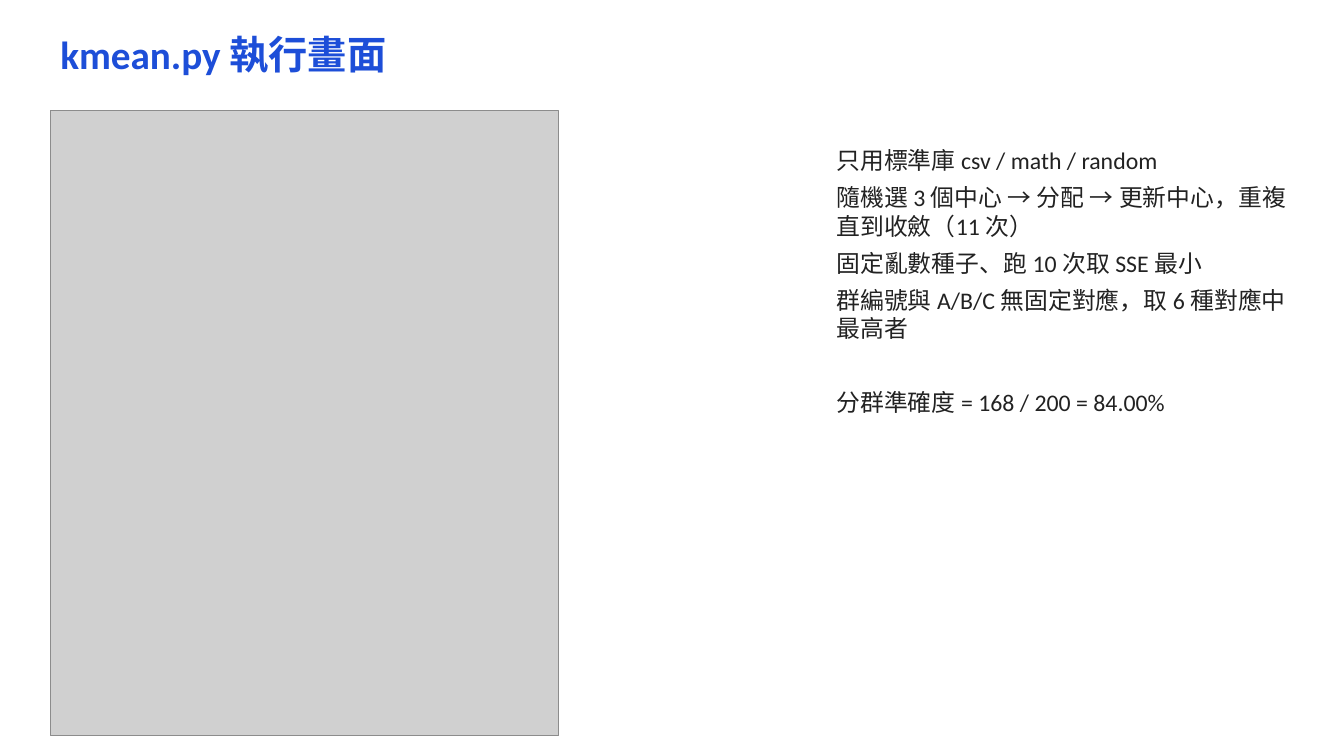
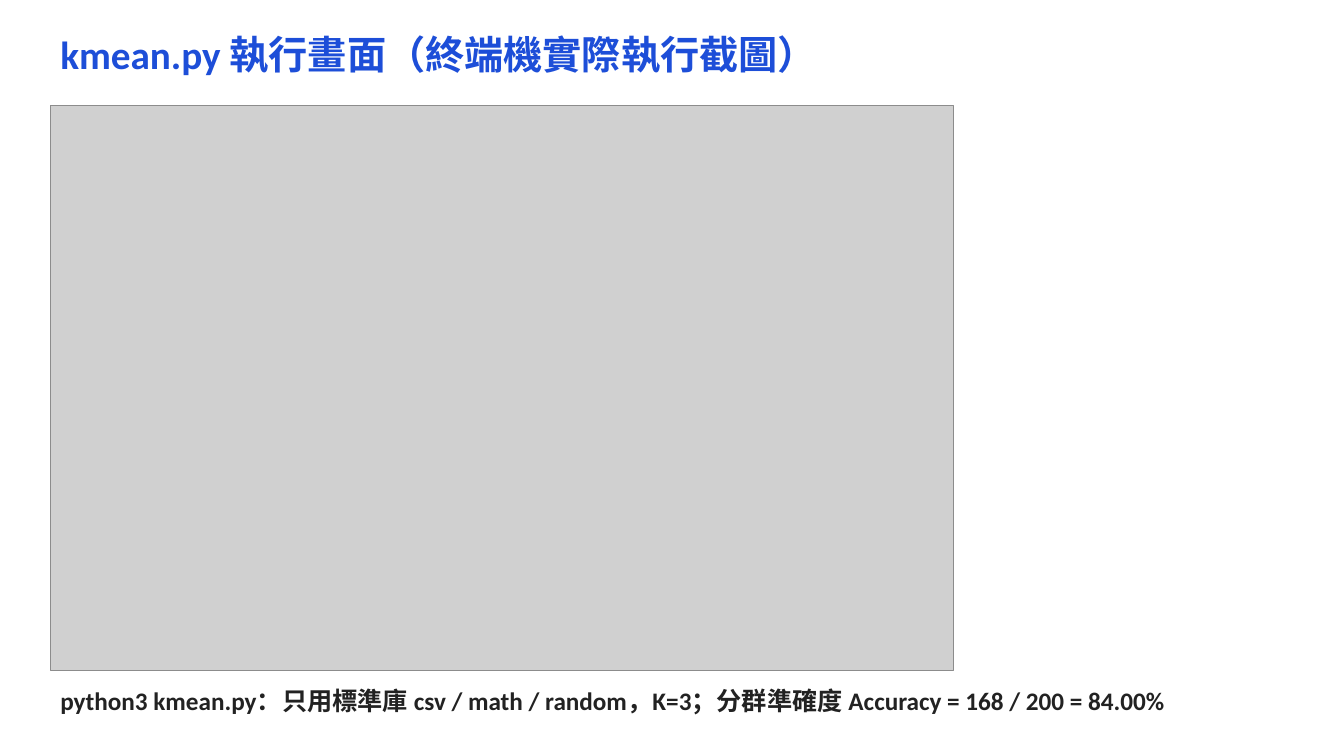
Before and after one commit to soymilk0211/BigData, a slide deck: slide 2 of week10/homework/week10_作業.pptx. Drawn at 1344x756 pixels with LibreOffice and Linux fonts; fonts in the diff are those of the drawing; grey boxes stand for pictures. Boxes give left, top, right and bottom in pixels: in the first picture for what was removed or moved away, otherwise in the second. Text is boxed around its words. In the diff, an @@ line names an element or a change of style, - is before the commit and + after.

Commit message:
week10: use real terminal screenshot of kmean.py run in PPT

```diff
--- a/week10/homework/week10_作業.pptx
+++ b/week10/homework/week10_作業.pptx
@@ text at (x1=60, y1=35, x2=817, y2=75): text changed @@
-kmean.py 執行畫面
+kmean.py 執行畫面（終端機實際執行截圖）
@@ picture resized from (x1=50, y1=111, x2=559, y2=736) to (x1=50, y1=106, x2=954, y2=670) @@
@@ text at (x1=60, y1=690, x2=1164, y2=715): text changed; size 17 to 18 pt; bold on @@
-只用標準庫 csv / math / random
-隨機選 3 個中心 → 分配 → 更新中心，重複直到收斂（11 次）
-固定亂數種子、跑 10 次取 SSE 最小
-群編號與 A/B/C 無固定對應，取 6 種對應中最高者
-分群準確度 = 168 / 200 = 84.00%
+python3 kmean.py：只用標準庫 csv / math / random，K=3；分群準確度 Accuracy = 168 / 200 = 84.00%
```
Also in this commit, not shown: 2 other files.
